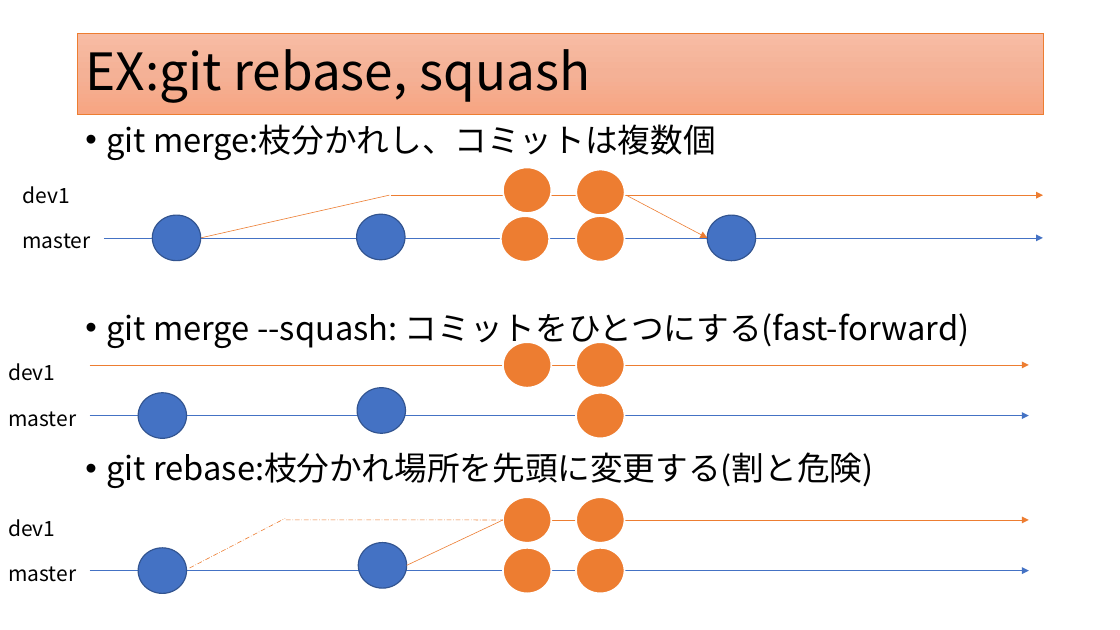
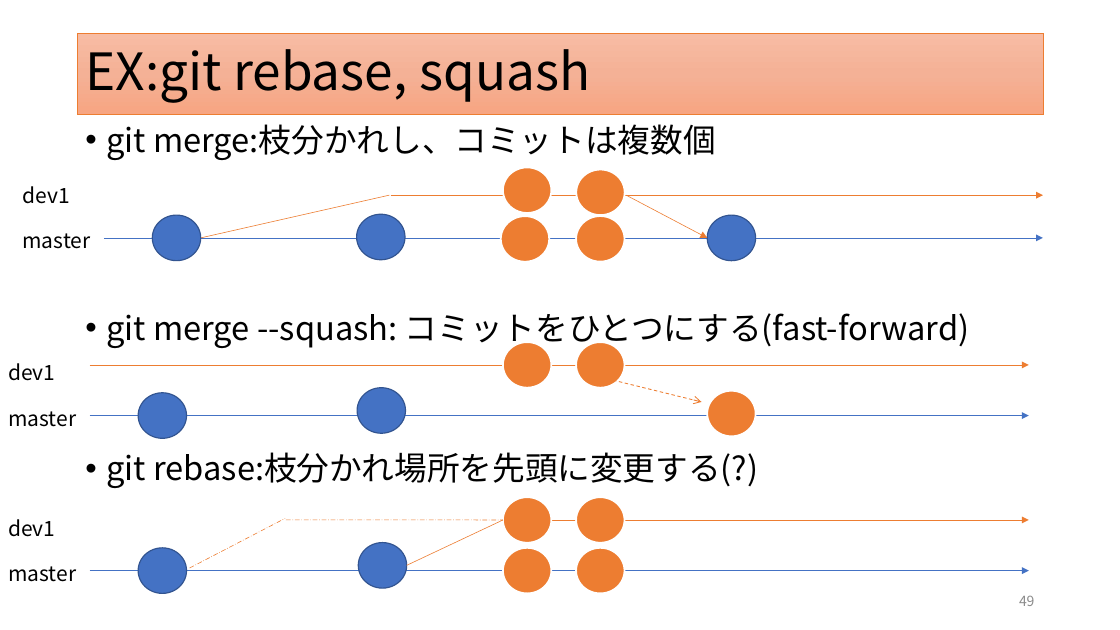
Before and after one commit to maru0519/git-edu, a slide deck: slide 49 of siryou.pptx (slide 48 before the commit). Drawn at 1120x630 pixels with LibreOffice and Linux fonts; fonts in the diff are those of the drawing. Boxes give left, top, right and bottom in pixels: in the first picture for what was removed or moved away, otherwise in the second. Text is boxed around its words. In the diff, an @@ line names an element or a change of style, - is before the commit and + after.

```diff
--- a/siryou.pptx
+++ b/siryou.pptx
@@ arrow added from (602, 377) to (702, 402), #ED7D31 0.75 pt dashed @@
@@ ellipse: place and size @@
-ellipse at (576, 393, 625, 439)
+ellipse at (707, 391, 756, 436)
@@ text at (106, 452, 758, 488): text changed @@
-• git rebase:枝分かれ場所を先頭に変更する(割と危険)
+• git rebase:枝分かれ場所を先頭に変更する(?)
@@ page number added at (1019, 596, 1035, 606), 12 pt, text #8C8C8C @@
+49
```
Also in this commit, not shown: 63 other slides changed, 3 slides added, 1 slide removed.
